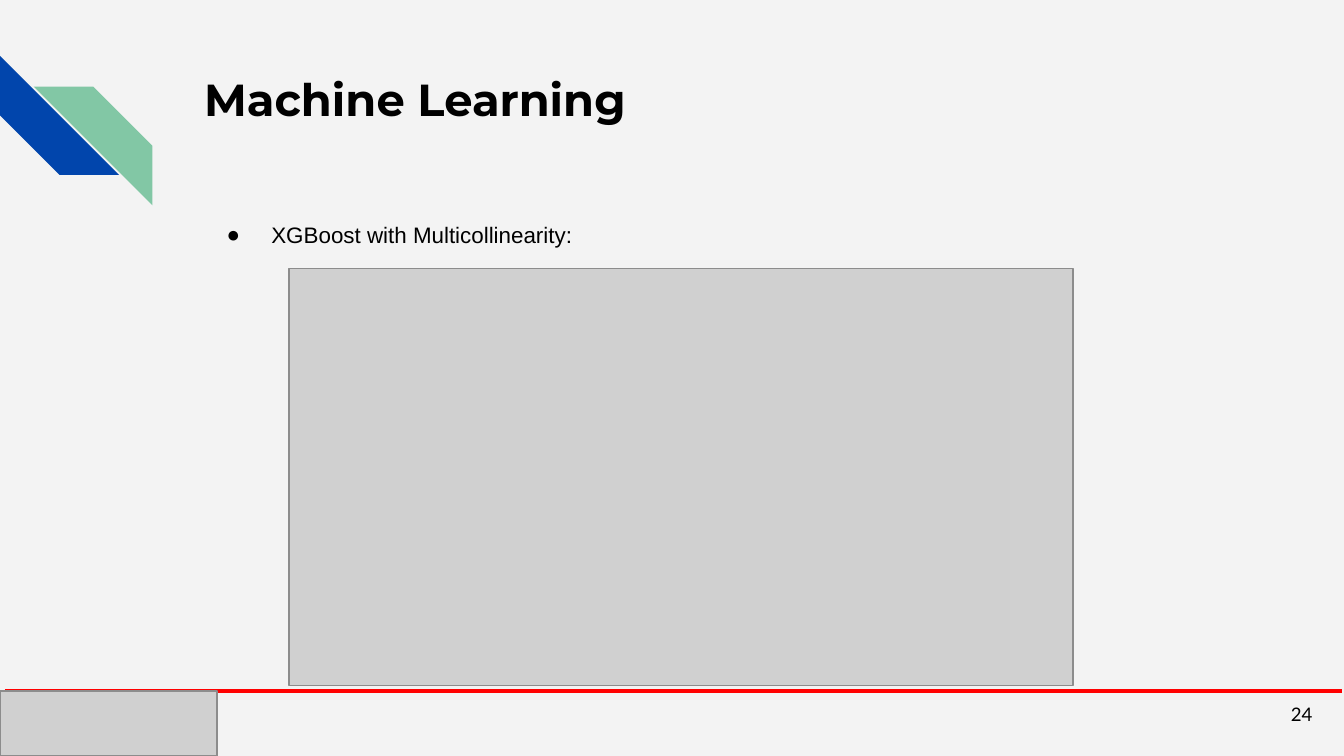
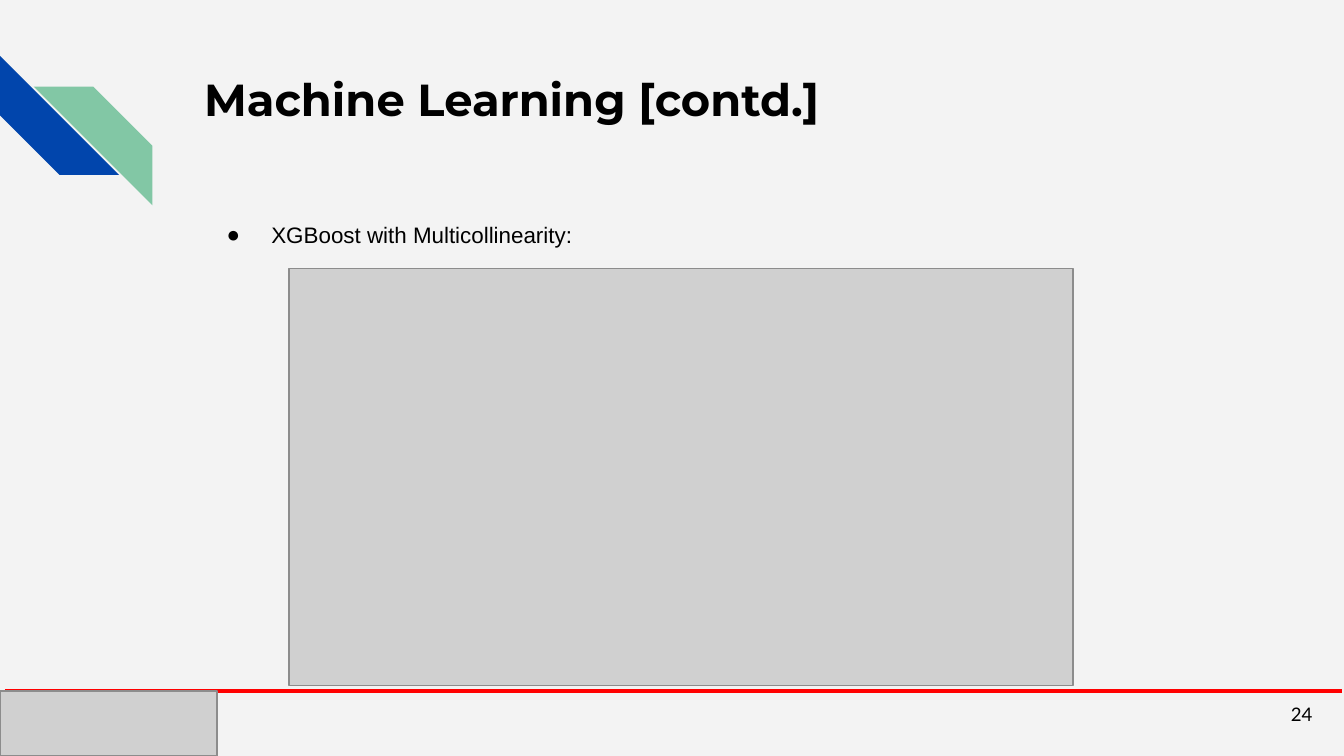
Before and after one commit to BhaskarCS/Springboard, a slide deck: slide 24 of Capstone_2_Project/Reports/4 - New York City Taxi Fare Prediction.pptx. Drawn at 1344x756 pixels with LibreOffice and Linux fonts; fonts in the diff are those of the drawing; grey boxes stand for pictures. Boxes give left, top, right and bottom in pixels: in the first picture for what was removed or moved away, otherwise in the second. Text is boxed around its words. In the diff, an @@ line names an element or a change of style, - is before the commit and + after.

```diff
--- a/Capstone_2_Project/Reports/4 - New York City Taxi Fare Prediction.pptx
+++ b/Capstone_2_Project/Reports/4 - New York City Taxi Fare Prediction.pptx
@@ title at (204, 80, 819, 125): text changed @@
-Machine Learning
+Machine Learning [contd.]
```
Also in this commit, not shown: 2 other slides changed.
